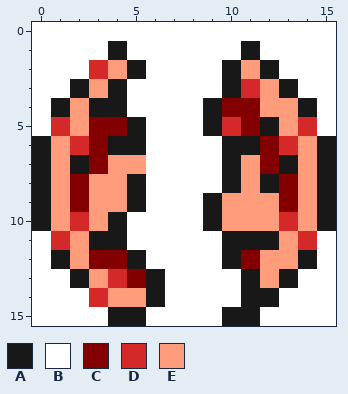
Two states of a pixel-art sprite, graphics/balls/open.png. Above: the version before the commit.
The file is 16x16 pixels.
Palette (. is transparent): A #181818  B #ffffff  C #830000  D #d52929  E #ff9c7b
Pixels before, first column x 0:
 0 BBBBBBBBBBBBBBBB
 1 BBBBABBBBBBABBBB
 2 BBBDEABBBBAEABBB
 3 BBAEABBBBBADEABB
 4 BAEAABBBBACCEEAB
 5 BDECCABBBADCAEDB
 6 AEDCAABBBBAACDEA
 7 AEACEEBBBBAECAEA
 8 AECEEABBBBAEACEA
 9 AECEEABBBAEEECEA
10 AEDEABBBBAEEEDEA
11 BDEAABBBBBAAAEDB
12 BAECCABBBBACEEAB
13 BBAEDCABBBBAEABB
14 BBBDEEABBBBAABBB
15 BBBBAABBBBAABBBB
After the commit:
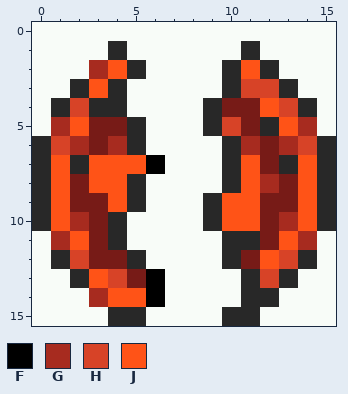
Colours new in this view: F #000000  G #a72b1f  H #d74327  J #ff5317
The edit:
{"colour":"A","old":"#181818","new":"#282828"}
{"colour":"B","old":"#ffffff","new":"#f8fcf8"}
{"colour":"C","old":"#830000","new":"#771b17"}
{"y":2,"x":3,"old":"DE","new":"GJ"}
{"y":2,"x":11,"old":"E","new":"J"}
{"y":3,"x":3,"old":"E","new":"J"}
{"y":3,"x":11,"old":"DE","new":"HH"}
{"y":4,"x":2,"old":"E","new":"H"}
{"y":4,"x":12,"old":"EE","new":"JH"}
{"y":5,"x":1,"old":"DE","new":"GJ"}
{"y":5,"x":10,"old":"D","new":"H"}
{"y":5,"x":13,"old":"ED","new":"JG"}
{"y":6,"x":1,"old":"ED","new":"HG"}
{"y":6,"x":4,"old":"A","new":"G"}
{"y":6,"x":11,"old":"A","new":"G"}
{"y":6,"x":13,"old":"DE","new":"GH"}
{"y":7,"x":1,"old":"E","new":"J"}
{"y":7,"x":3,"old":"CEEB","new":"JJJF"}
{"y":7,"x":11,"old":"E","new":"J"}
{"y":7,"x":14,"old":"E","new":"J"}
{"y":8,"x":1,"old":"E","new":"J"}
{"y":8,"x":3,"old":"EE","new":"JJ"}
{"y":8,"x":11,"old":"EA","new":"JG"}
{"y":8,"x":14,"old":"E","new":"J"}
{"y":9,"x":1,"old":"E","new":"J"}
{"y":9,"x":3,"old":"EE","new":"CJ"}
{"y":9,"x":10,"old":"EEE","new":"JJC"}
{"y":9,"x":14,"old":"E","new":"J"}
{"y":10,"x":1,"old":"EDE","new":"JGC"}
{"y":10,"x":10,"old":"EEEDE","new":"JJCGJ"}
{"y":11,"x":1,"old":"DEA","new":"GJC"}
{"y":11,"x":12,"old":"AED","new":"CJG"}
{"y":12,"x":2,"old":"E","new":"H"}
{"y":12,"x":12,"old":"EE","new":"JH"}
{"y":13,"x":3,"old":"ED","new":"JH"}
{"y":13,"x":6,"old":"A","new":"F"}
{"y":13,"x":12,"old":"E","new":"H"}
{"y":14,"x":3,"old":"DEEA","new":"GJJF"}
{"label":"changed","picture_box":[32,22,336,326]}
